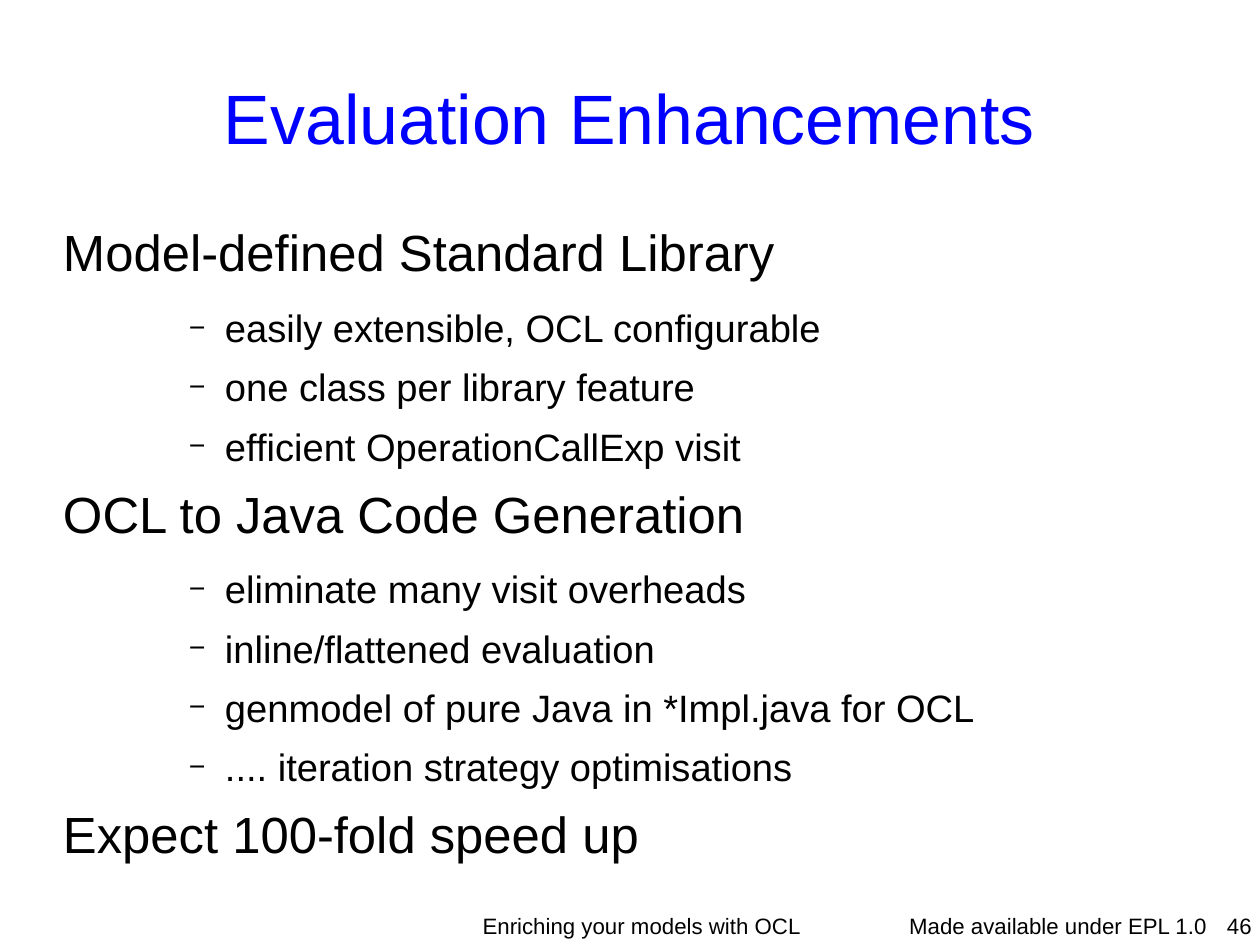
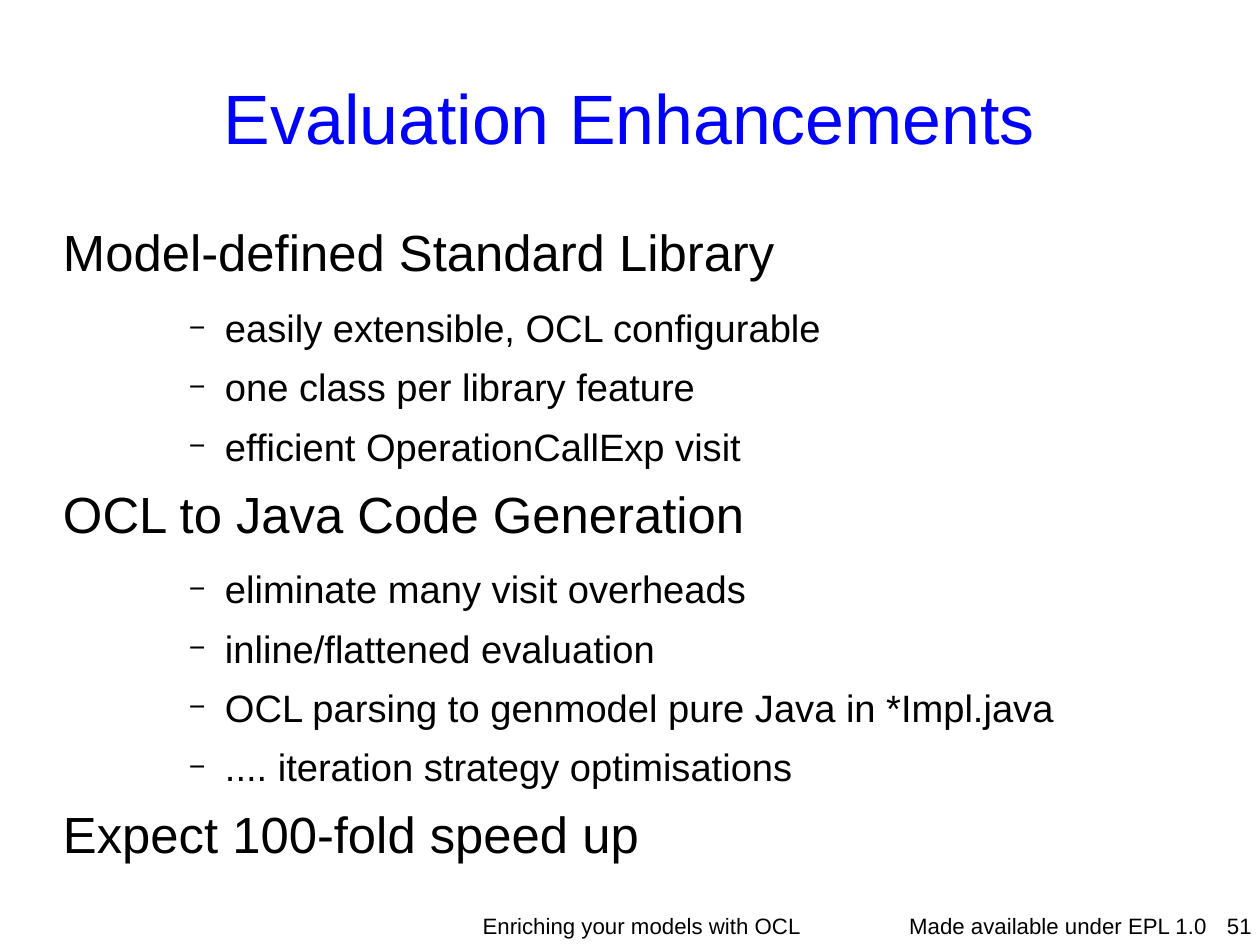
Before and after one commit to eclipse-ocl/ocl-website, a slide deck: slide 51 of ocl/docs/publications/ESE2010LongTalk/EnrichingWithOCL.odp (slide 46 before the commit). Drawn at 1260x945 pixels with LibreOffice and Linux fonts; fonts in the diff are those of the drawing; background and template pictures are left out. Boxes give left, top, right and bottom in pixels: in the first picture for what was removed or moved away, otherwise in the second. Text is boxed around its words. In the diff, an @@ line names an element or a change of style, - is before the commit and + after.

```diff
--- a/ocl/docs/publications/ESE2010LongTalk/EnrichingWithOCL.odp
+++ b/ocl/docs/publications/ESE2010LongTalk/EnrichingWithOCL.odp
@@ text at (x1=225, y1=694, x2=1053, y2=730): text changed @@
-    − genmodel of pure Java in *Impl.java for OCL
+    − OCL parsing to genmodel pure Java in *Impl.java
@@ page number at (x1=1227, y1=918, x2=1252, y2=935): text changed @@
-46
+51
```
Also in this commit, not shown: 20 other slides changed, 5 slides added.
